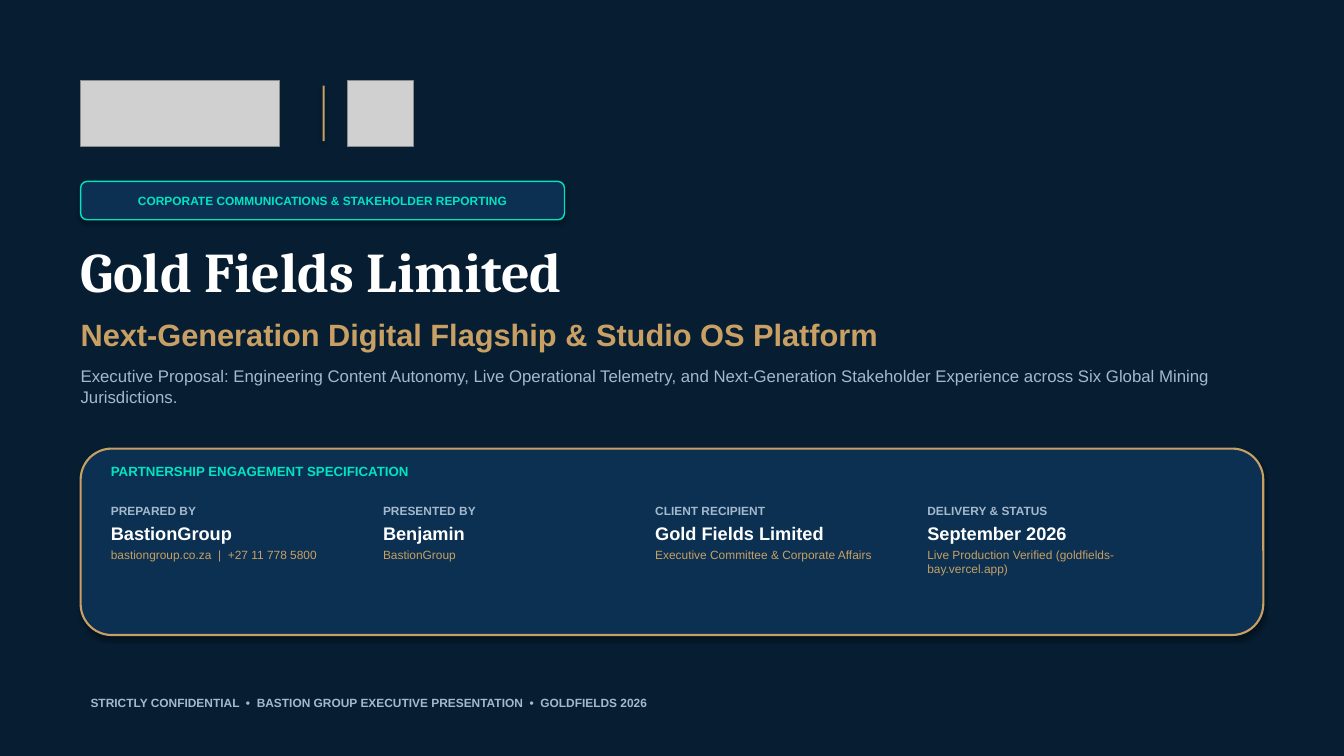
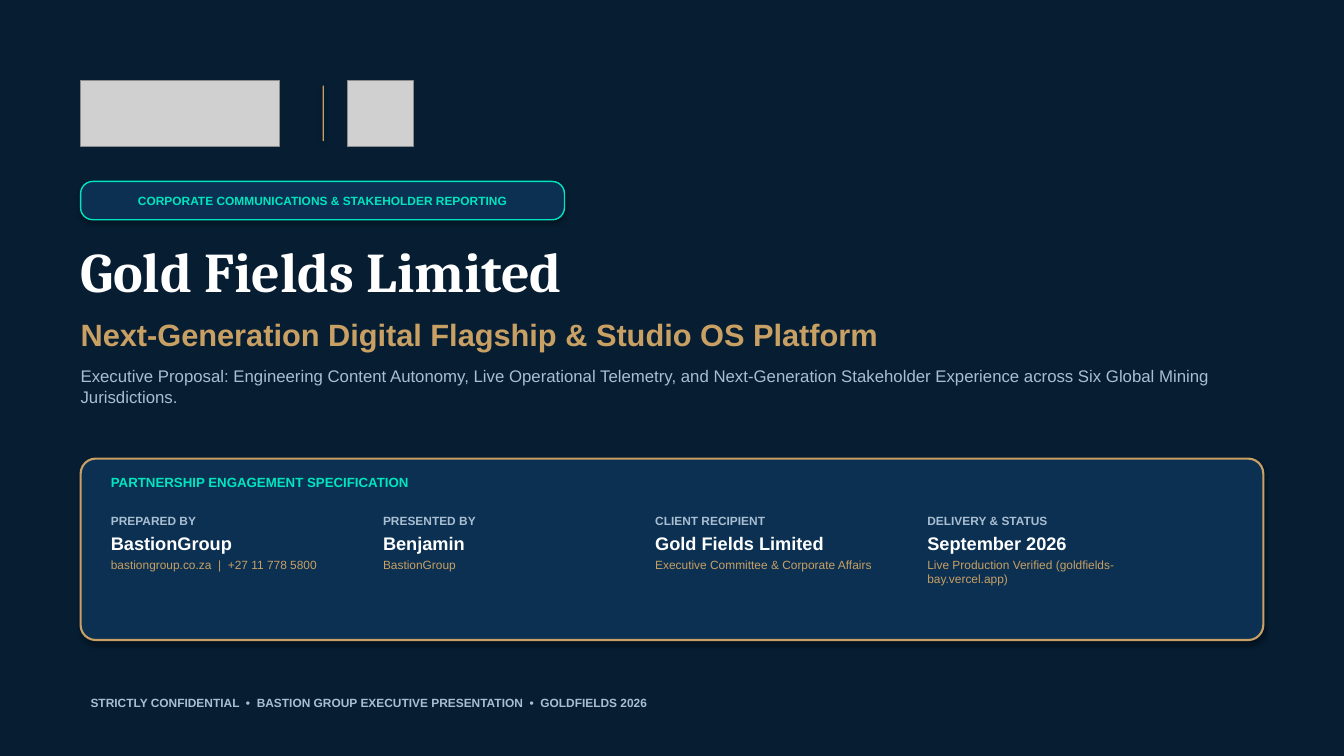
Before and after one commit to MalcolmGov/Bastion, a slide deck: slide 1 of public/proposal/Goldfields-BastionGroup-Executive-Deck.pptx. Drawn at 1344x756 pixels with LibreOffice and Linux fonts; fonts in the diff are those of the drawing; grey boxes stand for pictures. Boxes give left, top, right and bottom in pixels: in the first picture for what was removed or moved away, otherwise in the second. Text is boxed around its words. In the diff, an @@ line names an element or a change of style, - is before the commit and + after.

```diff
--- a/public/proposal/Goldfields-BastionGroup-Executive-Deck.pptx
+++ b/public/proposal/Goldfields-BastionGroup-Executive-Deck.pptx
@@ rounded rectangle "CORPORATE COMMUNICATIONS & STAKEHOLDER REPORTING" at [81, 181, 565, 220]: proportions changed @@
@@ rounded rectangle at [81, 459, 1263, 640]: proportions changed @@
@@ rounded rectangle: place and size @@
-rounded rectangle at [81, 449, 1263, 635]
+rounded rectangle at [81, 459, 1263, 640]
@@ text "PARTNERSHIP ENGAGEMENT SPECIFICATION": place and size @@
-text "PARTNERSHIP ENGAGEMENT SPECIFICATION" at [111, 466, 408, 476]
+text "PARTNERSHIP ENGAGEMENT SPECIFICATION" at [111, 477, 408, 487]
@@ text at [111, 517, 196, 525]: text colour #A5B9CD to #AABED2 in "PREPARED BY" @@
@@ text "PREPARED BY": place and size @@
-text "PREPARED BY" at [111, 507, 317, 561]
+text "PREPARED BY" at [111, 517, 317, 571]
@@ text at [383, 517, 476, 525]: text colour #A5B9CD to #AABED2 in "PRESENTED BY" @@
@@ text "PRESENTED BY": place and size @@
-text "PRESENTED BY" at [383, 507, 476, 561]
+text "PRESENTED BY" at [383, 517, 476, 571]
@@ text at [655, 517, 765, 525]: text colour #A5B9CD to #AABED2 in "CLIENT RECIPIENT" @@
@@ text "CLIENT RECIPIENT": place and size @@
-text "CLIENT RECIPIENT" at [655, 507, 872, 561]
+text "CLIENT RECIPIENT" at [655, 517, 872, 571]
@@ text at [927, 517, 1048, 525]: text colour #A5B9CD to #AABED2 in "DELIVERY & STATUS" @@
@@ text "DELIVERY & STATUS": place and size @@
-text "DELIVERY & STATUS" at [927, 507, 1114, 576]
+text "DELIVERY & STATUS" at [927, 517, 1114, 586]
```
Also in this commit, not shown: 13 other slides changed, 3 other files.
